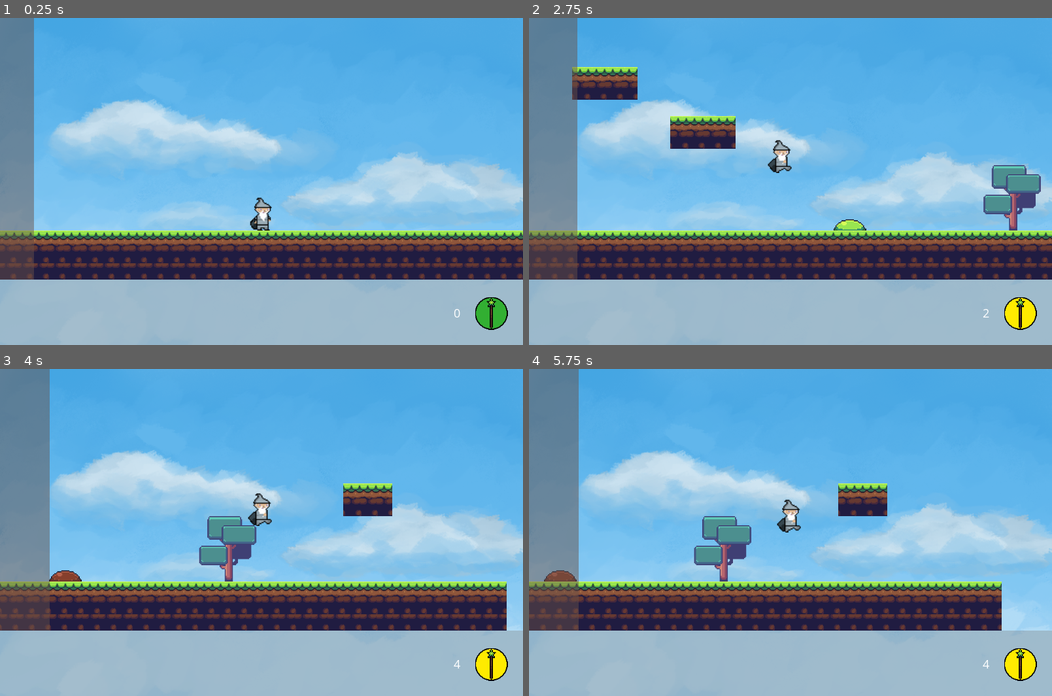
Above: before the commit, frames 1-4 (two rows, left to right).
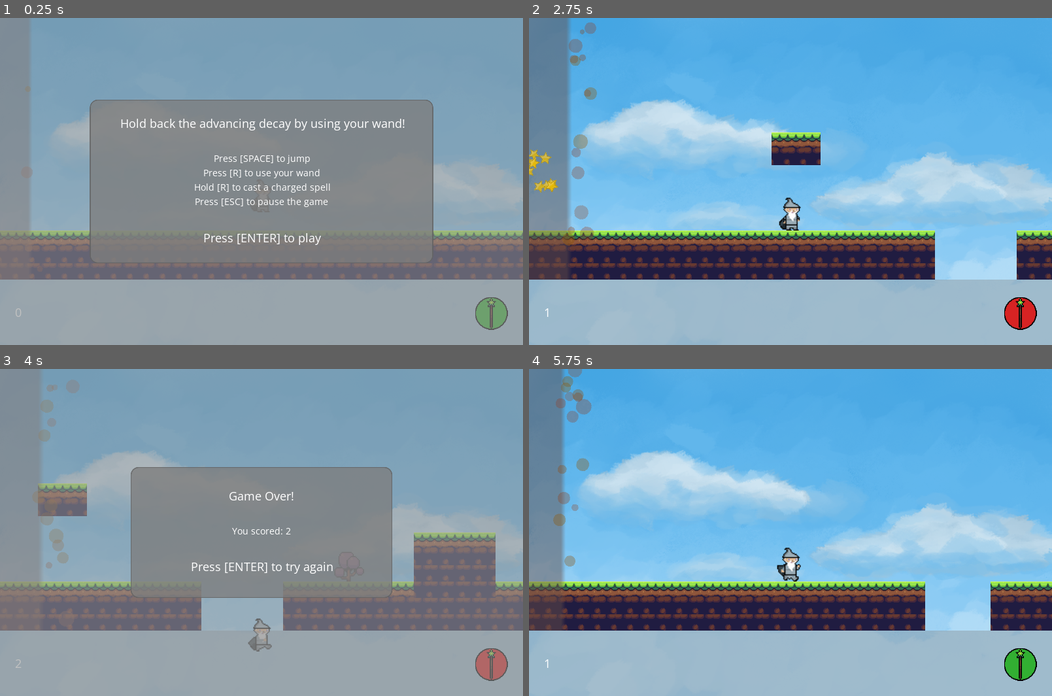
Above: after the commit, the same moments.

Repository: ivocoumans/jamegam42
Game: Godot game, scene res://screens/GameplayScreen.tscn
Two runs of this game, one before a commit and one after it. Both use one fixed random seed, a clock stepped at 60 frames per second and the inputs below.
Inputs:
- Up to frame 1 (0.25 s): no input
- Up to frame 2 (2.75 s): tap Space (jump) at 0.5, 0.77, 1.07, 1.52, 1.55, 1.82 s; hold R (shoot) 0.53-1.28 s; tap Enter (accept, bound only after the commit) at 0.8, 1.35 s; hold Space (jump) from 2.03 s (still down); tap R (shoot) at 2.3 s
- Up to frame 3 (4 s): release Space (jump) at 2.78 s; tap R (shoot) at 2.85 s; tap Space (jump) at 3.02, 3.32, 3.77, 3.8 s; tap Enter (accept, bound only after the commit) at 3.05 s; hold Enter (accept, bound only after the commit) from 3.53 s (still down)
- Up to frame 4 (5.75 s): tap Space (jump) at 4.07, 4.52, 4.82 s; tap Escape (pause) at 4.15 s; release Enter (accept, bound only after the commit) at 4.28 s; tap R (shoot) at 4.35 s; tap Enter (accept, bound only after the commit) at 5 s; hold Enter (accept, bound only after the commit) from 5.03 s (still down)

The runs differ from the first frame. In frame 1, 99% of the frame differs, in the area x 0-100%, y 0-100%; in frame 2, 14%; in frame 3, 98%; in frame 4, 13%.

Commit message:
various fixes and polishing, added animations, sfx and bgm

Diff:
--- a/actors/Player.gd
+++ b/actors/Player.gd
@@ -7,6 +7,7 @@
 signal is_recharged
 signal is_charging
 signal is_charged
+signal fallen
 
 
 const COYOTE_TIME = 0.065
@@ -28,6 +29,7 @@
 var is_jumping = false
 var allow_jumping = true
 var is_recharging = false
+var is_recharged = true
 var is_charging = false
 var is_charged = false
 var jump_buffer = 0
@@ -37,8 +39,28 @@
 var is_paused = false
 
 
-func pause():
-	is_paused = !is_paused
+func reset():
+	velocity = Vector2.ZERO
+	is_shooting = false
+	is_grounded = false
+	is_jumping = false
+	allow_jumping = true
+	is_recharging = false
+	is_recharged = true
+	is_charging = false
+	is_charged = false
+	jump_buffer = 0
+	recharge_timer = 0
+	charge_timer = 0
+	is_paused = false
+	position = Vector2(512, 316)
+	initial_x = position.x
+	$AnimationPlayer.play("jump")
+	$AnimationPlayer.stop(true)
+
+
+func pause(paused):
+	is_paused = paused
 	if is_paused:
 		$AnimationPlayer.stop()
 	else:
@@ -51,27 +73,33 @@
 
 
 func _ready():
-	initial_x = position.x
+	reset()
 
 
 func _input(event):
-	if event.is_action_pressed("shoot") and is_charging == false:
+	if is_paused:
+		return
+#
+	if is_recharging:
+		return
+
+	if event.is_action_pressed("shoot") and is_recharged and !is_charging:
 		is_charging = true
 		charge_timer = 0
 		emit_signal("is_charging")
 
-	if is_recharging:
-		return
-
-	if event.is_action_released("shoot"):
+	if event.is_action_released("shoot") and is_recharged:
 		if is_charged:
 			emit_signal("shoot_charged")
 		else:
 			emit_signal("shoot")
 		charge_timer = 0
+
 		is_recharging = true
+		is_recharged = false
 		is_charging = false
 		is_charged = false
+
 		emit_signal("is_recharging")
 		is_shooting = true
 		$AnimationPlayer.play("shoot")
@@ -102,6 +130,7 @@
 		is_jumping = true
 		velocity.y = -jump_speed
 		jump_buffer = 0
+		SFX.play_jump()
 	if Input.is_action_just_released("jump"):
 		allow_jumping = true
 
@@ -118,19 +147,26 @@
 
 	velocity = move_and_slide(velocity, Vector2.UP)
 
+	# check for game over when the player fell in a hole
+	if position.y > 480:
+		emit_signal("fallen")
+
+	# shooting
 	if is_recharging:
 		recharge_timer += delta
 		if recharge_timer >= RECHARGE_TIME:
 			recharge_timer = 0
 			is_recharging = false
+			is_recharged = true
 			emit_signal("is_recharged")
-
-	if !is_recharging and is_charging:
+	elif is_recharged and is_charging:
 		charge_timer += delta
 		if charge_timer >= CHARGE_TIME:
+			is_charging = false
 			is_charged = true
 			emit_signal("is_charged")
 
+	# animation
 	if $AnimationPlayer.current_animation != "shoot" and !is_shooting:
 		if is_grounded and $AnimationPlayer.current_animation != "run":
 			$AnimationPlayer.play("run")
--- a/objects/Bullet.gd
+++ b/objects/Bullet.gd
@@ -8,15 +8,20 @@
 export (int) var speed_y = 200
 export (int) var bullet_gravity = 5
 export (float) var charged_multiplier = 1.25
+export (float) var scale_multiplier = 1.0
 
 
 var velocity = Vector2.ZERO
 var is_charged = false
 var is_spent = false
+var emitting_timer = 0
 
 
 func remove():
-	queue_free()
+	$Sprite.visible = false
+	$Trail.visible = false
+	$Explode.visible = true
+	$Explode.emitting = true
 
 
 func _ready():
@@ -24,10 +29,17 @@
 	if is_charged:
 		velocity.x *= charged_multiplier
 		velocity.y *= charged_multiplier
-	scale = Vector2(0.5, 0.5)
+		$Trail.scale_amount = 0.75
+		$Trail.speed_scale = 3
+	scale = Vector2(0.5, 0.5) * scale_multiplier
 
 
 func _process(delta):
+	if $Explode.emitting == true:
+		emitting_timer += delta
+		if emitting_timer > 1:
+			queue_free()
+			return
 	velocity.y += bullet_gravity
 	position += velocity * delta
 
--- a/objects/Bullet.tscn
+++ b/objects/Bullet.tscn
@@ -16,4 +16,48 @@
 [node name="CollisionShape2D" type="CollisionShape2D" parent="."]
 shape = SubResource( 1 )
 
+[node name="Trail" type="CPUParticles2D" parent="."]
+show_behind_parent = true
+amount = 10
+lifetime = 2.5
+speed_scale = 2.5
+randomness = 0.5
+texture = ExtResource( 1 )
+gravity = Vector2( 90, 30 )
+initial_velocity = 20.0
+initial_velocity_random = 1.0
+angular_velocity = 70.0
+angular_velocity_random = 1.0
+radial_accel = 20.0
+radial_accel_random = 1.0
+angle = 20.0
+angle_random = 1.0
+scale_amount = 0.5
+scale_amount_random = 0.2
+color = Color( 0.921569, 0.921569, 0.882353, 0.588235 )
+
+[node name="Explode" type="CPUParticles2D" parent="."]
+visible = false
+emitting = false
+amount = 12
+speed_scale = 4.0
+randomness = 0.5
+texture = ExtResource( 1 )
+emission_shape = 1
+emission_sphere_radius = 75.0
+gravity = Vector2( 30, 98 )
+initial_velocity = 30.0
+initial_velocity_random = 1.0
+angular_velocity = 70.0
+angular_velocity_random = 1.0
+linear_accel = 10.0
+linear_accel_random = 0.5
+radial_accel = 10.0
+radial_accel_random = 0.5
+angle = 40.0
+angle_random = 1.0
+scale_amount = 0.75
+scale_amount_random = 0.5
+color = Color( 0.921569, 0.921569, 0.882353, 0.784314 )
+
 [connection signal="body_entered" from="." to="." method="_on_Bullet_body_entered"]
--- a/objects/Decay.gd
+++ b/objects/Decay.gd
@@ -1,4 +1,4 @@
-extends ColorRect
+extends TextureRect
 
 
 signal intersects(body)
@@ -21,8 +21,19 @@
 var is_paused = false
 
 
-func pause():
-	is_paused = !is_paused
+func reset():
+	is_slowed = false
+	is_push_back = false
+	slow_timer = 0
+	grow_direction = 1
+	is_paused = false
+	set_size(Vector2(64, 512))
+	$Area2D.position.x = 32
+	$Particles.position.x = 64
+
+
+func pause(paused):
+	is_paused = paused
 
 
 func slow():
@@ -66,6 +77,7 @@
 		var rect = get_rect()
 		var x = rect.position.x + rect.size.x - AREA_SIZE_X
 		$Area2D.position.x = x
+		$Particles.position.x = x + 64
 
 
 func _on_Area2D_body_entered(body):
--- a/objects/Decay.tscn
+++ b/objects/Decay.tscn
@@ -1,21 +1,59 @@
-[gd_scene load_steps=3 format=2]
+[gd_scene load_steps=6 format=2]
 
 [ext_resource path="res://objects/Decay.gd" type="Script" id=1]
+[ext_resource path="res://assets/decay.png" type="Texture" id=2]
+
+[sub_resource type="Gradient" id=2]
+offsets = PoolRealArray( 0.866953, 1 )
+colors = PoolColorArray( 0.411765, 0.309804, 0.282353, 0.490196, 0.411765, 0.309804, 0.282353, 0 )
+
+[sub_resource type="GradientTexture2D" id=3]
+gradient = SubResource( 2 )
+height = 512
+fill_from = Vector2( 0, 1 )
+fill_to = Vector2( 1, 1 )
 
 [sub_resource type="RectangleShape2D" id=1]
 extents = Vector2( 32, 256 )
 
-[node name="Decay" type="ColorRect"]
+[node name="Decay" type="TextureRect"]
 margin_right = 64.0
 margin_bottom = 512.0
-color = Color( 0.411765, 0.309804, 0.282353, 0.490196 )
+texture = SubResource( 3 )
+expand = true
 script = ExtResource( 1 )
 
 [node name="Area2D" type="Area2D" parent="."]
 
 [node name="CollisionShape2D" type="CollisionShape2D" parent="Area2D"]
+visible = false
 position = Vector2( 32, 256 )
 shape = SubResource( 1 )
 
+[node name="Particles" type="CPUParticles2D" parent="."]
+position = Vector2( 64, 256 )
+amount = 15
+texture = ExtResource( 2 )
+emission_shape = 2
+emission_rect_extents = Vector2( 15, 252 )
+gravity = Vector2( 98, 0 )
+initial_velocity = 5.0
+initial_velocity_random = 0.5
+angular_velocity = 15.0
+angular_velocity_random = 0.75
+linear_accel = 35.0
+linear_accel_random = 0.5
+radial_accel = 35.0
+radial_accel_random = 0.5
+damping = 50.0
+damping_random = 0.2
+angle = 35.0
+angle_random = 0.5
+scale_amount = 0.25
+scale_amount_random = 1.0
+color = Color( 1, 1, 1, 0.333333 )
+hue_variation = 0.25
+hue_variation_random = 0.5
+
 [connection signal="area_entered" from="Area2D" to="." method="_on_Area2D_area_entered"]
 [connection signal="body_entered" from="Area2D" to="." method="_on_Area2D_body_entered"]
--- a/objects/World.gd
+++ b/objects/World.gd
@@ -42,6 +42,34 @@
 var decay_size_x = 0
 
 
+func reset():
+	direction = Vector2.ZERO
+	pixels_moved = 0
+	pixels_moved_decay = 0
+	rendered = 0
+	features = []
+	props = []
+	decay_size_x = 0
+	position.x = 0
+
+	# clear the environment and props
+	$Environment.clear()
+	$Props.clear()
+	features.clear()
+	props.clear()
+
+	# draw the ground
+	var y = GROUND_Y_BEGIN
+	for x in 4096:
+		$Environment.set_cell(x, y, 0)
+		$Environment.set_cell(x, y + 1, 1)
+		$Environment.set_cell(x, y + 2, 1)
+
+	randomize()
+	_reset(true)
+	_generate_next_screen()
+
+
 func move(delta):
 	direction = Vector2.ZERO
 	direction.x = -1
@@ -141,9 +169,7 @@
 
 
 func _ready():
-	randomize()
-	_reset(true)
-	_generate_next_screen()
+	reset()
 
 
 func _reset(skip_copy = false):
--- a/project.godot
+++ b/project.godot
@@ -30,6 +30,11 @@
 config/description="My entry for the JameGam42"
 run/main_scene="res://screens/GameplayScreen.tscn"
 boot_splash/show_image=false
+
+[autoload]
+
+SFX="*res://ui/SFX.tscn"
+BGM="*res://ui/BGM.tscn"
 
 [display]
 
@@ -106,6 +111,11 @@
 "events": [ Object(InputEventKey,"resource_local_to_scene":false,"resource_name":"","device":0,"alt":false,"shift":false,"control":false,"meta":false,"command":false,"pressed":false,"scancode":16777217,"physical_scancode":0,"unicode":0,"echo":false,"script":null)
  ]
 }
+accept={
+"deadzone": 0.5,
+"events": [ Object(InputEventKey,"resource_local_to_scene":false,"resource_name":"","device":0,"alt":false,"shift":false,"control":false,"meta":false,"command":false,"pressed":false,"scancode":16777221,"physical_scancode":0,"unicode":0,"echo":false,"script":null)
+ ]
+}
 
 [physics]
 
--- a/screens/GameplayScreen.gd
+++ b/screens/GameplayScreen.gd
@@ -9,11 +9,31 @@
 var is_paused = false
 
 
+func _ready():
+	_start_game()
+
+
 func _input(event):
-	if event.is_action_pressed("pause"):
-		is_paused = !is_paused
-		$Decay.pause()
-		$Player.pause()
+	var is_game_start = $UI/GameStartModal.visible
+	var is_game_over = $UI/GameOverModal.visible
+	var is_game_pause = $UI/GamePauseModal.visible
+
+	if !is_game_start and !is_game_over and !is_game_pause and event.is_action_pressed("pause"):
+		$UI/GamePauseModal.visible = true
+		_pause_game(true)
+
+	if event.is_action_pressed("accept"):
+		if is_game_start:
+			$UI/GameStartModal.visible = false
+			_pause_game(false)
+			if !BGM.is_playing() and !OS.is_debug_build():
+				BGM.play_title()
+		elif is_game_over:
+			$UI/GameOverModal.visible = false
+			_start_game()
+		elif is_game_pause:
+			$UI/GamePauseModal.visible = false
+			_pause_game(false)
 
 
 func _process(delta):
@@ -25,6 +45,31 @@
 	if score_timer > 1:
 		$UI/ScoreDisplay.increase_score()
 		score_timer = 0
+
+
+func _start_game():
+	$UI/GameStartModal.visible = true
+
+	$Decay.reset()
+	$World.reset()
+	$Player.reset()
+	$UI/WandStatus.reset()
+	$UI/ScoreDisplay.reset()
+
+	_pause_game(true)
+
+
+func _game_over():
+	$UI/GameOverModal.visible = true
+	$UI/GameOverModal.set_score($UI/ScoreDisplay.get_score())
+	_pause_game(true)
+	SFX.play_game_over()
+
+
+func _pause_game(paused):
+	is_paused = paused
+	$Decay.pause(paused)
+	$Player.pause(paused)
 
 
 func _on_Player_shoot():
@@ -40,25 +85,34 @@
 	bullet.position = $Player.position
 	bullet.is_charged = is_charged
 	bullet.connect("intersects", self, "_on_Bullet_intersects")
+	if is_charged:
+		bullet.scale_multiplier = 1.25
+		SFX.play_shoot_charged()
+	else:
+		SFX.play_shoot()
 	add_child(bullet)
 
 
 func _on_Decay_intersects(body):
 	if body == $Player:
-		print("Game over")
-	if body == bullet and bullet.is_spent == false:
+		_game_over()
+		return
+
+	if body == bullet and !bullet.is_spent:
 		bullet.is_spent = true
 		if bullet.is_charged:
 			$Decay.push_back()
 		else:
 			$Decay.slow()
+		SFX.play_hit_decay()
 		bullet.remove()
 
 
 func _on_Bullet_intersects(body):
-	if body == $World/Environment:
+	if body == $World/Environment and !bullet.is_spent:
 		bullet.is_spent = true
 		bullet.remove()
+		SFX.play_hit_ground()
 
 
 func _on_Player_is_recharging():
@@ -67,6 +121,7 @@
 
 func _on_Player_is_recharged():
 	$UI/WandStatus.recharged()
+	SFX.play_recharged()
 
 
 func _on_Player_is_charging():
@@ -75,7 +130,12 @@
 
 func _on_Player_is_charged():
 	$UI/WandStatus.charged()
+	SFX.play_charged()
 
 
 func _on_Decay_grown(size_x):
 	$World.decay_size_x = size_x
+
+
+func _on_Player_fallen():
+	_game_over()
--- a/screens/GameplayScreen.tscn
+++ b/screens/GameplayScreen.tscn
@@ -25,6 +25,7 @@
 
 [node name="UI" parent="." instance=ExtResource( 5 )]
 
+[connection signal="fallen" from="Player" to="." method="_on_Player_fallen"]
 [connection signal="is_charged" from="Player" to="." method="_on_Player_is_charged"]
 [connection signal="is_charging" from="Player" to="." method="_on_Player_is_charging"]
 [connection signal="is_recharged" from="Player" to="." method="_on_Player_is_recharged"]
--- /dev/null
+++ b/ui/BGM.gd
@@ -0,0 +1,13 @@
+extends AudioStreamPlayer
+
+
+func mute(mute: bool) -> void:
+	var volume_db = -8
+	if mute:
+		volume_db = -80
+	BGM.volume_db = volume_db
+
+
+func play_title():
+	BGM.stop()
+	BGM.play()
--- /dev/null
+++ b/ui/BGM.tscn
@@ -0,0 +1,8 @@
+[gd_scene load_steps=3 format=2]
+
+[ext_resource path="res://assets/bgm.wav" type="AudioStream" id=1]
+[ext_resource path="res://ui/BGM.gd" type="Script" id=2]
+
+[node name="BGM" type="AudioStreamPlayer"]
+stream = ExtResource( 1 )
+script = ExtResource( 2 )
--- /dev/null
+++ b/ui/SFX.gd
@@ -0,0 +1,56 @@
+extends AudioStreamPlayer
+
+
+var JumpSound = preload("res://assets/jump.wav")
+var ShootSound = preload("res://assets/shoot.wav")
+var ShootChargedSound = preload("res://assets/shoot_charged.wav")
+var HitDecaySound = preload("res://assets/hit_decay.wav")
+var HitGroundSound = preload("res://assets/hit_ground.wav")
+var RechargedSound = preload("res://assets/recharged.wav")
+var ChargedSound = preload("res://assets/charged.wav")
+var GameOverSound = preload("res://assets/game_over.wav")
+
+
+func mute(mute: bool) -> void:
+	var volume_db = -12
+	if mute:
+		volume_db = -80
+	SFX.volume_db = volume_db
+
+
+func play_jump():
+	_play_sound(JumpSound)
+
+
+func play_shoot():
+	_play_sound(ShootSound)
+
+
+func play_shoot_charged():
+	_play_sound(ShootChargedSound)
+
+
+func play_hit_decay():
+	_play_sound(HitDecaySound)
+
+
+func play_hit_ground():
+	_play_sound(HitGroundSound)
+
+
+func play_recharged():
+	_play_sound(RechargedSound)
+
+
+func play_charged():
+	_play_sound(ChargedSound)
+
+
+func play_game_over():
+	_play_sound(GameOverSound)
+
+
+func _play_sound(stream):
+	SFX.stop()
+	SFX.stream = stream
+	SFX.play()
--- /dev/null
+++ b/ui/SFX.tscn
@@ -0,0 +1,7 @@
+[gd_scene load_steps=2 format=2]
+
+[ext_resource path="res://ui/SFX.gd" type="Script" id=1]
+
+[node name="SFX" type="AudioStreamPlayer"]
+volume_db = -4.0
+script = ExtResource( 1 )
--- a/ui/ScoreDisplay.gd
+++ b/ui/ScoreDisplay.gd
@@ -2,6 +2,15 @@
 
 
 var _score = 0
+
+
+func get_score():
+	return _score
+
+
+func reset():
+	_score = 0
+	_set_score_text()
 
 
 func increase_score():
--- a/ui/ScoreDisplay.tscn
+++ b/ui/ScoreDisplay.tscn
@@ -18,6 +18,4 @@
 anchor_right = 1.0
 anchor_bottom = 1.0
 theme = ExtResource( 1 )
-text = "9999999"
-align = 2
 valign = 1
--- a/ui/UI.tscn
+++ b/ui/UI.tscn
@@ -1,7 +1,10 @@
-[gd_scene load_steps=3 format=2]
+[gd_scene load_steps=6 format=2]
 
 [ext_resource path="res://ui/WandStatus.tscn" type="PackedScene" id=1]
+[ext_resource path="res://ui/modals/GameStartModal.tscn" type="PackedScene" id=2]
 [ext_resource path="res://ui/ScoreDisplay.tscn" type="PackedScene" id=3]
+[ext_resource path="res://ui/modals/GamePauseModal.tscn" type="PackedScene" id=4]
+[ext_resource path="res://ui/modals/GameOverModal.tscn" type="PackedScene" id=5]
 
 [node name="UI" type="Control"]
 anchor_right = 1.0
@@ -25,11 +28,20 @@
 margin_bottom = -30.0
 
 [node name="ScoreDisplay" parent="." instance=ExtResource( 3 )]
-anchor_left = 1.0
+anchor_left = 0.0
 anchor_top = 1.0
-anchor_right = 1.0
+anchor_right = 0.0
 anchor_bottom = 1.0
-margin_left = -374.0
-margin_top = -94.0
-margin_right = -124.0
-margin_bottom = -30.0
+margin_left = 30.0
+margin_top = -96.0
+margin_right = 280.0
+margin_bottom = -32.0
+
+[node name="GameStartModal" parent="." instance=ExtResource( 2 )]
+visible = false
+
+[node name="GamePauseModal" parent="." instance=ExtResource( 4 )]
+visible = false
+
+[node name="GameOverModal" parent="." instance=ExtResource( 5 )]
+visible = false
--- a/ui/WandStatus.gd
+++ b/ui/WandStatus.gd
@@ -1,4 +1,24 @@
 extends Control
+
+
+const COLOR_RECHARGING = Color8(215, 35, 35)
+const COLOR_CHARGED = Color8(255, 125, 0)
+const COLOR_CHARGING = Color8(255, 235, 0)
+const COLOR_RECHARGED = Color8(50, 175, 50)
+
+
+var is_recharging = false
+var is_recharged = false
+var is_charging = false
+var is_charged = false
+
+
+func reset():
+	is_recharging = false
+	is_recharged = false
+	is_charging = false
+	is_charged = false
+	recharged()
 
 
 func _ready():
@@ -6,16 +26,48 @@
 
 
 func recharging():
-	$Background.modulate = Color8(215, 35, 35)
+	is_recharging = true
+	is_recharged = false
+	is_charging = false
+	is_charged = false
+	_set_color()
 
 
 func recharged():
-	$Background.modulate = Color8(50, 175, 50)
+	is_recharging = false
+	is_recharged = true
+	is_charging = false
+	is_charged = false
+	_set_color()
 
 
 func charging():
-	$Background.modulate = Color8(255, 235, 0)
+	if !is_recharged:
+		return
+	is_recharging = false
+	is_recharged = true
+	is_charging = true
+	is_charged = false
+	_set_color()
 
 
 func charged():
-	$Background.modulate = Color8(255, 125, 0)
+	if !is_recharged:
+		return
+
+	is_recharging = false
+	is_recharged = true
+	is_charging = false
+	is_charged = true
+	_set_color()
+
+
+func _set_color():
+	if is_recharging:
+		$Background.modulate = COLOR_RECHARGING
+	elif is_charged:
+		$Background.modulate = COLOR_CHARGED
+	elif is_charging:
+		$Background.modulate = COLOR_CHARGING
+	elif is_recharged:
+		$Background.modulate = COLOR_RECHARGED
--- /dev/null
+++ b/ui/modals/GameOverModal.gd
@@ -0,0 +1,5 @@
+extends Control
+
+
+func set_score(score):
+	$VBoxContainer/Label2.text = "You scored: " + str(score)
--- /dev/null
+++ b/ui/modals/GameOverModal.tscn
@@ -0,0 +1,91 @@
+[gd_scene load_steps=8 format=2]
+
+[ext_resource path="res://assets/Theme.tres" type="Theme" id=1]
+[ext_resource path="res://assets/OpenSans-Regular.ttf" type="DynamicFontData" id=2]
+[ext_resource path="res://ui/modals/GameOverModal.gd" type="Script" id=3]
+
+[sub_resource type="StyleBoxFlat" id=1]
+bg_color = Color( 0.490196, 0.490196, 0.490196, 0.784314 )
+border_width_left = 2
+border_width_top = 2
+border_width_right = 2
+border_width_bottom = 2
+border_color = Color( 0.392157, 0.392157, 0.392157, 0.882353 )
+corner_radius_top_left = 15
+corner_radius_top_right = 15
+corner_radius_bottom_right = 15
+corner_radius_bottom_left = 15
+
+[sub_resource type="DynamicFont" id=2]
+size = 24
+font_data = ExtResource( 2 )
+
+[sub_resource type="DynamicFont" id=3]
+size = 18
+font_data = ExtResource( 2 )
+
+[sub_resource type="DynamicFont" id=4]
+size = 24
+font_data = ExtResource( 2 )
+
+[node name="GameOverModal" type="Control"]
+anchor_right = 1.0
+anchor_bottom = 1.0
+script = ExtResource( 3 )
+
+[node name="Background" type="ColorRect" parent="."]
+anchor_right = 1.0
+anchor_bottom = 1.0
+color = Color( 0.588235, 0.588235, 0.588235, 0.588235 )
+
+[node name="Panel" type="Panel" parent="."]
+anchor_left = 0.5
+anchor_top = 0.5
+anchor_right = 0.5
+anchor_bottom = 0.5
+margin_left = -256.0
+margin_top = -128.0
+margin_right = 256.0
+margin_bottom = 128.0
+theme = ExtResource( 1 )
+custom_styles/panel = SubResource( 1 )
+
+[node name="VBoxContainer" type="VBoxContainer" parent="."]
+anchor_left = 0.5
+anchor_top = 0.5
+anchor_right = 0.5
+anchor_bottom = 0.5
+margin_left = -176.0
+margin_top = -87.0
+margin_right = 176.0
+margin_bottom = 87.0
+custom_constants/separation = 40
+
+[node name="Label" type="Label" parent="VBoxContainer"]
+margin_right = 352.0
+margin_bottom = 34.0
+theme = ExtResource( 1 )
+custom_fonts/font = SubResource( 2 )
+text = "Game Over!"
+align = 1
+valign = 1
+
+[node name="Label2" type="Label" parent="VBoxContainer"]
+margin_top = 74.0
+margin_right = 352.0
+margin_bottom = 100.0
+theme = ExtResource( 1 )
+custom_fonts/font = SubResource( 3 )
+text = "You scored: "
+align = 1
+valign = 1
+
+[node name="Label3" type="Label" parent="VBoxContainer"]
+margin_top = 140.0
+margin_right = 352.0
+margin_bottom = 174.0
+theme = ExtResource( 1 )
+custom_fonts/font = SubResource( 4 )
+text = "Press [ENTER] to try again"
+align = 1
+valign = 1
--- /dev/null
+++ b/ui/modals/GamePauseModal.tscn
@@ -0,0 +1,92 @@
+[gd_scene load_steps=7 format=2]
+
+[ext_resource path="res://assets/Theme.tres" type="Theme" id=1]
+[ext_resource path="res://assets/OpenSans-Regular.ttf" type="DynamicFontData" id=2]
+
+[sub_resource type="StyleBoxFlat" id=1]
+bg_color = Color( 0.490196, 0.490196, 0.490196, 0.784314 )
+border_width_left = 2
+border_width_top = 2
+border_width_right = 2
+border_width_bottom = 2
+border_color = Color( 0.392157, 0.392157, 0.392157, 0.882353 )
+corner_radius_top_left = 15
+corner_radius_top_right = 15
+corner_radius_bottom_right = 15
+corner_radius_bottom_left = 15
+
+[sub_resource type="DynamicFont" id=2]
+size = 24
+font_data = ExtResource( 2 )
+
+[sub_resource type="DynamicFont" id=3]
+size = 18
+font_data = ExtResource( 2 )
+
+[sub_resource type="DynamicFont" id=4]
+size = 24
+font_data = ExtResource( 2 )
+
+[node name="GamePauseModal" type="Control"]
+anchor_right = 1.0
+anchor_bottom = 1.0
+
+[node name="Background" type="ColorRect" parent="."]
+anchor_right = 1.0
+anchor_bottom = 1.0
+color = Color( 0.588235, 0.588235, 0.588235, 0.588235 )
+
+[node name="Panel" type="Panel" parent="."]
+anchor_left = 0.5
+anchor_top = 0.5
+anchor_right = 0.5
+anchor_bottom = 0.5
+margin_left = -256.0
+margin_top = -160.0
+margin_right = 256.0
+margin_bottom = 160.0
+theme = ExtResource( 1 )
+custom_styles/panel = SubResource( 1 )
+
+[node name="VBoxContainer" type="VBoxContainer" parent="."]
+anchor_left = 0.5
+anchor_top = 0.5
+anchor_right = 0.5
+anchor_bottom = 0.5
+margin_left = -176.0
+margin_top = -130.5
+margin_right = 176.0
+margin_bottom = 130.5
+custom_constants/separation = 40
+
+[node name="Label" type="Label" parent="VBoxContainer"]
+margin_right = 352.0
+margin_bottom = 34.0
+theme = ExtResource( 1 )
+custom_fonts/font = SubResource( 2 )
+text = "Game Paused"
+align = 1
+valign = 1
+
+[node name="Label2" type="Label" parent="VBoxContainer"]
+margin_top = 74.0
+margin_right = 352.0
+margin_bottom = 187.0
+theme = ExtResource( 1 )
+custom_fonts/font = SubResource( 3 )
+text = "Press [SPACE] to jump
+Press [R] to use your wand
+Hold [R] to cast a charged spell
+Press [ESC] to pause the game"
+align = 1
+valign = 1
+
+[node name="Label3" type="Label" parent="VBoxContainer"]
+margin_top = 227.0
+margin_right = 352.0
+margin_bottom = 261.0
+theme = ExtResource( 1 )
+custom_fonts/font = SubResource( 4 )
+text = "Press [ENTER] to continue"
+align = 1
+valign = 1
--- /dev/null
+++ b/ui/modals/GameStartModal.tscn
@@ -0,0 +1,92 @@
+[gd_scene load_steps=7 format=2]
+
+[ext_resource path="res://assets/Theme.tres" type="Theme" id=1]
+[ext_resource path="res://assets/OpenSans-Regular.ttf" type="DynamicFontData" id=2]
+
+[sub_resource type="StyleBoxFlat" id=1]
+bg_color = Color( 0.490196, 0.490196, 0.490196, 0.784314 )
+border_width_left = 2
+border_width_top = 2
+border_width_right = 2
+border_width_bottom = 2
+border_color = Color( 0.392157, 0.392157, 0.392157, 0.882353 )
+corner_radius_top_left = 15
+corner_radius_top_right = 15
+corner_radius_bottom_right = 15
+corner_radius_bottom_left = 15
+
+[sub_resource type="DynamicFont" id=2]
+size = 24
+font_data = ExtResource( 2 )
+
+[sub_resource type="DynamicFont" id=3]
+size = 18
+font_data = ExtResource( 2 )
+
+[sub_resource type="DynamicFont" id=4]
+size = 24
+font_data = ExtResource( 2 )
+
+[node name="GameStartModal" type="Control"]
+anchor_right = 1.0
+anchor_bottom = 1.0
+
+[node name="Background" type="ColorRect" parent="."]
+anchor_right = 1.0
+anchor_bottom = 1.0
+color = Color( 0.588235, 0.588235, 0.588235, 0.588235 )
+
+[node name="Panel" type="Panel" parent="."]
+anchor_left = 0.5
+anchor_top = 0.5
+anchor_right = 0.5
+anchor_bottom = 0.5
+margin_left = -336.0
+margin_top = -160.0
+margin_right = 336.0
+margin_bottom = 160.0
+theme = ExtResource( 1 )
+custom_styles/panel = SubResource( 1 )
+
+[node name="VBoxContainer" type="VBoxContainer" parent="."]
+anchor_left = 0.5
+anchor_top = 0.5
+anchor_right = 0.5
+anchor_bottom = 0.5
+margin_left = -288.0
+margin_top = -130.5
+margin_right = 288.0
+margin_bottom = 130.5
+custom_constants/separation = 40
+
+[node name="Label" type="Label" parent="VBoxContainer"]
+margin_right = 576.0
+margin_bottom = 34.0
+theme = ExtResource( 1 )
+custom_fonts/font = SubResource( 2 )
+text = "Hold back the advancing decay by using your wand!"
+align = 1
+valign = 1
+
+[node name="Label2" type="Label" parent="VBoxContainer"]
+margin_top = 74.0
+margin_right = 576.0
+margin_bottom = 187.0
+theme = ExtResource( 1 )
+custom_fonts/font = SubResource( 3 )
+text = "Press [SPACE] to jump
+Press [R] to use your wand
+Hold [R] to cast a charged spell
+Press [ESC] to pause the game"
+align = 1
+valign = 1
+
+[node name="Label3" type="Label" parent="VBoxContainer"]
+margin_top = 227.0
+margin_right = 576.0
+margin_bottom = 261.0
+theme = ExtResource( 1 )
+custom_fonts/font = SubResource( 4 )
+text = "Press [ENTER] to play"
+align = 1
+valign = 1
Not shown, added: assets/bgm.wav.import
Not shown, added: assets/charged.wav.import
Binary file added: assets/decay.png
Not shown, added: assets/decay.png.import
Not shown, added: assets/game_over.wav.import
Not shown, added: assets/hit_decay.wav.import
Not shown, added: assets/hit_ground.wav.import
Not shown, added: assets/jump.wav.import
Not shown, added: assets/recharged.wav.import
Not shown, added: assets/shoot.wav.import
Not shown, added: assets/shoot_charged.wav.import
Not shown, added: export/index.apple-touch-icon.png.import
(and 18 more such lines)
